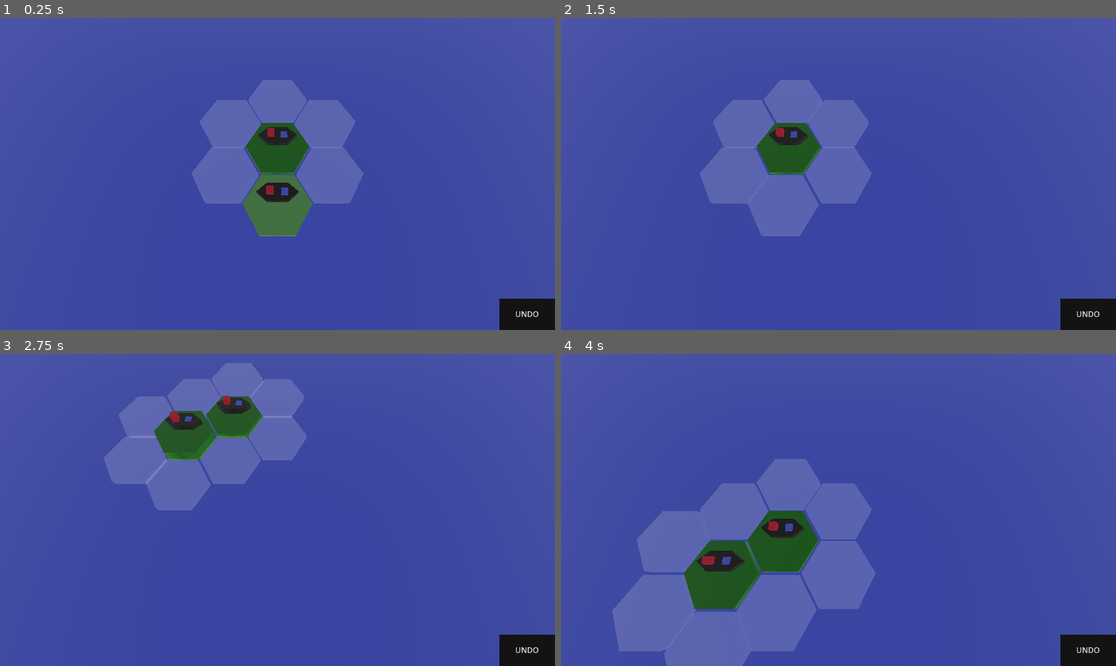
Above: before the commit, frames 1-4 (two rows, left to right).
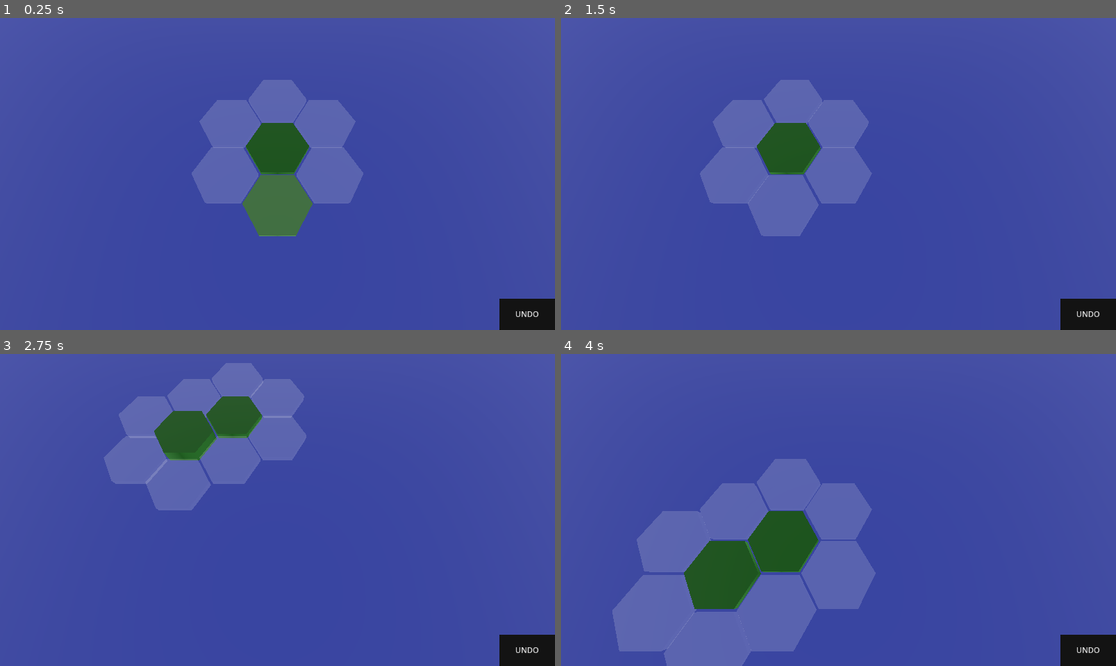
Above: after the commit, the same moments.

Repository: AriJalk/godot-hex-grid-module
Game: Godot game, scene res://Scenes/main_game_scene.tscn
The game is run twice, just before and just after one commit, with the same random seed, the same clock (stepped at 60 frames per second) and the same inputs.
Inputs (mouse positions are in pixels of both pictures, inside the frame that each line leads up to):
- Up to frame 1 (0.25 s): no input
- Up to frame 2 (1.5 s): click "UNDO" at 0.5 s; tap Enter at 1.25 s; move the mouse to (960, 158) at 1.27 s; hold Right (ui_right) from 1.28 s (still down); hold C from 1.28 s (still down); click (960, 158) at 1.42 s
- Up to frame 3 (2.75 s): tap Space (ui_select) at 1.52, 2, 2.27 s; move the mouse to (166, 525) at 2.02 s; release Right (ui_right) at 2.03 s; release C at 2.03 s; hold Down (ui_down) from 2.03 s (still down); tap C at 2.1 s; click (166, 525) at 2.17 s
- Up to frame 4 (4 s): tap Enter at 2.75 s; move the mouse to (894, 441) at 2.77 s; release Down (ui_down) at 2.78 s; hold Right (ui_right) 2.78-3.53 s; hold C 2.78-3.53 s; click (894, 441) at 2.92 s; tap Space (ui_select) at 3.5, 3.77 s; move the mouse to (810, 572) at 3.52 s; hold Up (ui_up) from 3.53 s (still down); tap C at 3.6 s; click (810, 572) at 3.67 s

The runs differ from the first frame. In frame 1, 0.7% of the frame differs, in the area x 46-54%, y 34-60%; in frame 2, 0.3%; in frame 3, 0.6%; in frame 4, 0.8%, in the area x 24-44%, y 52-70%.

Commit message:
Some changes to naming, plus readme

Diff:
--- a/Scripts/Engine/game_manager.gd
+++ b/Scripts/Engine/game_manager.gd
@@ -75,7 +75,7 @@
 	var slot = _tile_manager.add_slot(hex)
 	_tile_manager.add_tile(hex)
 	# set placement tile to initial position
-	var placement_slot = _tile_manager.get_slot(HexGrid.hex_neighbor(hex, HexGrid.HexDirections.SOUTH))
+	var placement_slot = _tile_manager.get_slot(HexUtilities.hex_neighbor(hex, HexUtilities.HexDirections.SOUTH))
 	placement_slot.add_child(_placement_tile)
 	_placement_tile.hex = placement_slot.hex_data
 
--- a/Scripts/HexSystem/DataStructures/fractional_hex.gd
+++ /dev/null
@@ -1,15 +0,0 @@
-class_name FractionalHex
-var q : float
-var r : float
-var s : float
-
-static func equals(hex_a : Hex, hex_b : Hex) -> bool:
-	return hex_a.q == hex_b.q && hex_a.r == hex_b.r && hex_a.s == hex_b.s
-
-
-func _init(q_new : float, r_new : float, s_new : float) -> void:
-	q = q_new
-	r = r_new
-	s = s_new
-	if (round(q + r + s) != 0):
-		print("FRACTION Coordinates FAIL")
--- a/Scripts/HexSystem/hex_grid.gd
+++ b/Scripts/HexSystem/hex_utilities.gd
@@ -1,4 +1,4 @@
-class_name HexGrid
+class_name HexUtilities
 
 
 enum HexDirections {
@@ -28,32 +28,10 @@
 	var new_tile = Hex.new(a.q - b.q, a.r - b.r, a.s - b.s)
 	return new_tile
 
-static func hex_scale(a : Hex, k : int)  -> Hex:
-	var new_tile = Hex.new(a.q * k, a.r * k, a.s * k)
-	return new_tile
-
 
 static func hex_neighbor(hex : Hex, direction : HexDirections) -> Hex:
 	return hex_add(hex, hex_directions_dictionary[direction])
 
-static func hex_round(h : FractionalHex) -> Hex:
-	var qi = round(h.q) as int
-	var ri = round(h.r) as int
-	var si = round(h.s) as int
-	var q_diff = abs(qi - h.q)
-	var r_diff = abs(ri - h.r)
-	var s_diff = abs(si - h.s)
-	if q_diff > r_diff && q_diff > s_diff:
-		qi = -ri -si
-	elif r_diff > s_diff:
-		ri = -qi -si
-	else:
-		si = -qi - ri;
-	#print("QI: ", qi, ", RI: ", ri, ", SI: ", si, "\n")
-	return Hex.new(qi, ri, si)
-
-static func hex_lerp(a : FractionalHex, b : FractionalHex, t : float):
-	return FractionalHex.new(a.q * (1.0 - t) + b.q * t, a.r * (1.0 - t) + b.r * t, a.s * (1.0 - t) + b.s * t)
 
 static func equal_hex(test_name : String, hex_a : Hex, hex_b : Hex) -> bool:
 	#print("HEX A: ", hex_a.q, ",",hex_a.r,",",hex_a.s)
@@ -63,15 +41,14 @@
 	print(test_name, " Not Same")
 	return false
 
-static func calculate_gap(hex_size: float, gap_proportion: float) -> float:
+static func _calculate_gap(hex_size: float, gap_proportion: float) -> float:
 	# Calculate the gap size as a proportion of the hexagon size
 	var gap = hex_size * gap_proportion
 	return gap
 
-static func cube_to_world(q: int, r: int, s: int, hex_size: float, gap_proportion: float) -> Vector3:
-	var gap = calculate_gap(hex_size, gap_proportion)
-	# Assuming layout is flat top
-	var orientation = Layout.layout_flat
+
+static func cube_to_world(q: int, r: int, s: int, hex_size: float, gap_proportion: float, orientation : Orientation = Layout.layout_flat) -> Vector3:
+	var gap = _calculate_gap(hex_size, gap_proportion)
 	var x = (orientation.f0 * q + orientation.f1 * r) * hex_size
 	if x > 0:
 		x += gap * abs(x)
@@ -87,7 +64,7 @@
 
 	return Vector3(x, y, z)
 
-static func hex_to_world(hex : Hex, hex_size: float, gap_proportion: float) -> Vector3:
+static func hex_to_world(hex : Hex, hex_size: float, gap_proportion: float, orientation : Orientation = Layout.layout_flat) -> Vector3:
 	return cube_to_world(hex.q, hex.r, hex. s, hex_size, gap_proportion)
 
 
@@ -114,16 +91,3 @@
 					visited.append(neighbor)
 					fringes[k].append(neighbor)
 	return visited
-
-
-
-
-static func test_hex_round() -> void:
-	var a = FractionalHex.new(0.0, 0.0, 0.0)
-	var b = FractionalHex.new(1.0, -1.0, 0.0)
-	var c = FractionalHex.new(0.0, -1.0, 1.0)
-	equal_hex("hex_round 1", Hex.new(5, -10, 5), hex_round(hex_lerp(FractionalHex.new(0.0, 0.0, 0.0), FractionalHex.new(10.0, -20.0, 10.0), 0.5)))
-	equal_hex("hex_round 2", hex_round(a), hex_round(hex_lerp(a, b, 0.499)))
-	equal_hex("hex_round 3", hex_round(b), hex_round(hex_lerp(a, b, 0.501)))
-	equal_hex("hex_round 4", hex_round(a), hex_round(FractionalHex.new(a.q * 0.4 + b.q * 0.3 + c.q * 0.3, a.r * 0.4 + b.r * 0.3 + c.r * 0.3, a.s * 0.4 + b.s * 0.3 + c.s * 0.3)))
-	equal_hex("hex_round 5", hex_round(c), hex_round(FractionalHex.new(a.q * 0.3 + b.q * 0.3 + c.q * 0.4, a.r * 0.3 + b.r * 0.3 + c.r * 0.4, a.s * 0.3 + b.s * 0.3 + c.s * 0.4)))
--- a/Scripts/MapElements/Hex/tile_manager.gd
+++ b/Scripts/HexSystem/tile_manager.gd
@@ -13,7 +13,7 @@
 
 var _grid_node : Node3D
 var _node_pool : NodePool
-var _slot_dictionary
+var _slot_dictionary : HexDictionary
 
 # Called when the node enters the scene tree for the first time.
 func _init(grid_node_ : Node3D) -> void:
@@ -41,7 +41,7 @@
 		slot.hex_tile = tile
 		slot.hex_data = hex_data
 		#tile.transform.origin = new_position
-		build_neighbor_slots(hex_data)
+		_build_neighbor_slots(hex_data)
 		slot.transperancy_mesh.visible = false
 		return tile
 	return null
@@ -51,7 +51,7 @@
 	if slot:
 		slot.hex_data = hex_data
 		_grid_node.add_child(slot)
-		var new_position = HexGrid.hex_to_world(hex_data, TILE_SIZE, TILE_GAP)
+		var new_position = HexUtilities.hex_to_world(hex_data, TILE_SIZE, TILE_GAP)
 		slot.transform.origin = new_position
 		_slot_dictionary.add(slot)
 		slot.transperancy_mesh.visible = true
@@ -64,7 +64,7 @@
 
 func _update_bounds_from_hex(hex: Hex) -> void:
 
-	var slot_position = HexGrid.hex_to_world(hex, TILE_SIZE, TILE_GAP)
+	var slot_position = HexUtilities.hex_to_world(hex, TILE_SIZE, TILE_GAP)
 	# Update the bounding box
 	if slot_position.x < min_x:
 		min_x = slot_position.x
@@ -86,6 +86,7 @@
 			remove_tile(slot.hex_data)
 		_slot_dictionary.remove(slot)
 		_node_pool.return_node(GameManager.game_resources[HexSlot], slot)
+		# Recalculate bounds for min max, should really be solved with an ordered list as its too costly this way
 		_update_bounds_from_hex(hex)
 		min_x = 0
 		max_x = 0
@@ -95,9 +96,9 @@
 			_update_bounds_from_hex(update_slot.hex_data)
 		#print(slot.hex_data," removed")
 
-func build_neighbor_slots(hex : Hex) -> void:
-	for direction in HexGrid.HexDirections.values():
-		var neighbor = HexGrid.hex_neighbor(hex, direction)
+func _build_neighbor_slots(hex : Hex) -> void:
+	for direction in HexUtilities.HexDirections.values():
+		var neighbor = HexUtilities.hex_neighbor(hex, direction)
 		if _slot_dictionary.get_hex_slot(neighbor) == null:
 			add_slot(neighbor)
 		hex.neighbor_array.add(neighbor)
@@ -105,8 +106,8 @@
 	#print("Array size: ", hex.neighbor_array.size())
 
 func _remove_neighbor_slots(hex : Hex) -> void:
-	for direction in HexGrid.HexDirections.values():
-		var neighbor = HexGrid.hex_neighbor(hex, direction)
+	for direction in HexUtilities.HexDirections.values():
+		var neighbor = HexUtilities.hex_neighbor(hex, direction)
 		if _is_hex_separated(neighbor, hex):
 			remove_slot(neighbor)
 			hex.neighbor_array.remove(neighbor)
@@ -118,8 +119,8 @@
 	var hex_slot = _slot_dictionary.get_hex_slot(hex)
 	if hex_slot != null && hex_slot.hex_tile != null:
 		return false
-	for direction in HexGrid.HexDirections.values():
-		var neighbor = HexGrid.hex_neighbor(hex, direction)
+	for direction in HexUtilities.HexDirections.values():
+		var neighbor = HexUtilities.hex_neighbor(hex, direction)
 		var slot = _slot_dictionary.get_hex_slot(neighbor)
 		if slot != null && !neighbor.equals(exclude_hex):
 			if slot.hex_tile != null:
--- a/Scripts/MapElements/Hex/hex_tile.tscn
+++ b/Scripts/MapElements/Hex/hex_tile.tscn
@@ -1,10 +1,7 @@
-[gd_scene load_steps=9 format=3 uid="uid://bqudd6olukknw"]
+[gd_scene load_steps=5 format=3 uid="uid://bqudd6olukknw"]
 
 [ext_resource type="Script" path="res://Scripts/MapElements/Hex/hex_tile.gd" id="1_bkb5o"]
 [ext_resource type="Material" uid="uid://d1v1t6h3sksjw" path="res://Resources/Materials/green_material.tres" id="2_rggk1"]
-[ext_resource type="Material" uid="uid://ovrjmn5lqrip" path="res://Resources/Materials/black_text_material.tres" id="4_sefsa"]
-[ext_resource type="Material" uid="uid://dta2ca87grqyq" path="res://Resources/Materials/red_material.tres" id="5_r6ka7"]
-[ext_resource type="Material" uid="uid://cvnexcae04fnr" path="res://Resources/Materials/background_material.tres" id="6_kcnna"]
 
 [sub_resource type="CylinderMesh" id="CylinderMesh_3xo8b"]
 height = 0.1
@@ -14,9 +11,6 @@
 top_radius = 0.1
 bottom_radius = 0.1
 height = 0.1
-
-[sub_resource type="BoxMesh" id="BoxMesh_jvv4s"]
-size = Vector3(0.1, 0.1, 0.1)
 
 [node name="HexTile" type="Node3D"]
 transform = Transform3D(-4.37114e-08, 0, 1, 0, 1, 0, -1, 0, -4.37114e-08, 0, 0, 0)
@@ -30,24 +24,3 @@
 transform = Transform3D(1, 0, 0, 0, 1, 0, 0, 0, 1, 0, 0.1, 0)
 visible = false
 mesh = SubResource("CylinderMesh_vb6r7")
-
-[node name="SettlementSlot" type="Node3D" parent="."]
-transform = Transform3D(1, 0, 0, 0, 1, 0, 0, 0, 1, 0.15, 0.1, 0)
-
-[node name="Mesh" type="Node3D" parent="SettlementSlot"]
-
-[node name="MeshInstance3D2" type="MeshInstance3D" parent="SettlementSlot/Mesh"]
-transform = Transform3D(0.3, 0, 0, 0, 1, 0, 0, 0, 0.6, 0, 0, 0)
-material_override = ExtResource("4_sefsa")
-mesh = SubResource("CylinderMesh_3xo8b")
-skeleton = NodePath("../../..")
-
-[node name="MeshInstance3D" type="MeshInstance3D" parent="SettlementSlot"]
-transform = Transform3D(1, 0, 0, 0, 1, 0, 0, 0, 1, 0, 0.12, -0.1)
-material_override = ExtResource("5_r6ka7")
-mesh = SubResource("BoxMesh_jvv4s")
-
-[node name="ReceivingSlot" type="MeshInstance3D" parent="SettlementSlot"]
-transform = Transform3D(1, 0, 0, 0, 0.1, 0, 0, 0, 1, 0, 0.06, 0.1)
-material_override = ExtResource("6_kcnna")
-mesh = SubResource("BoxMesh_jvv4s")
Binary file added: HexGrid.gif
Not shown, changed: .gitattributes
Not shown, added: README.md
